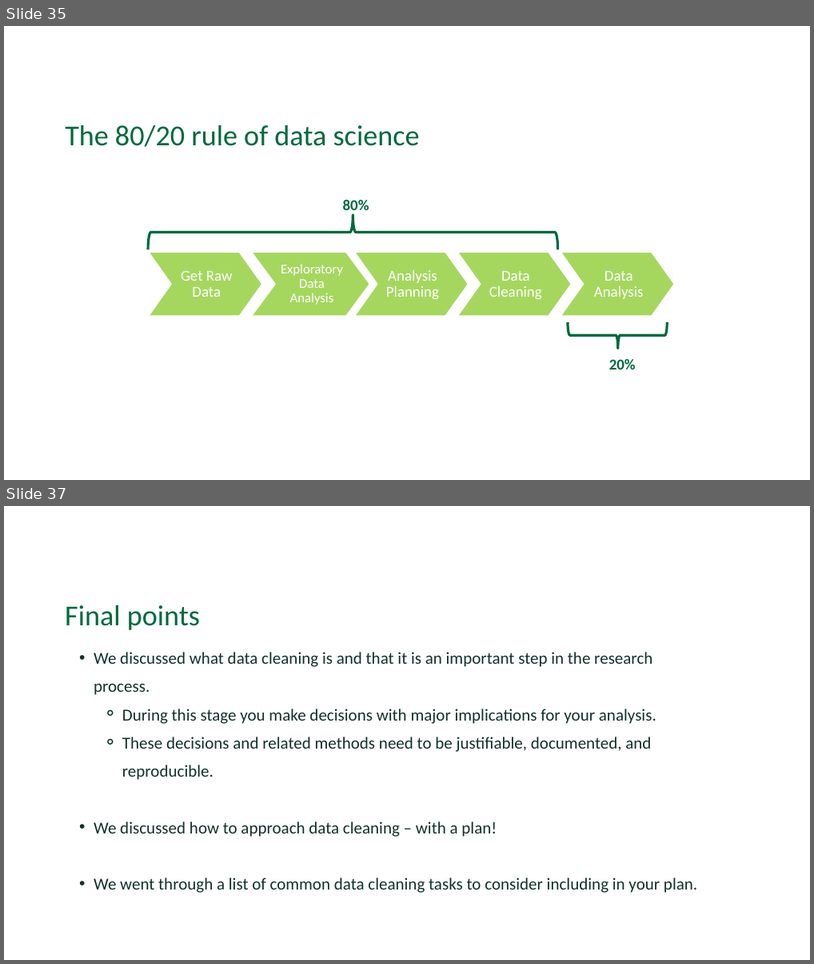
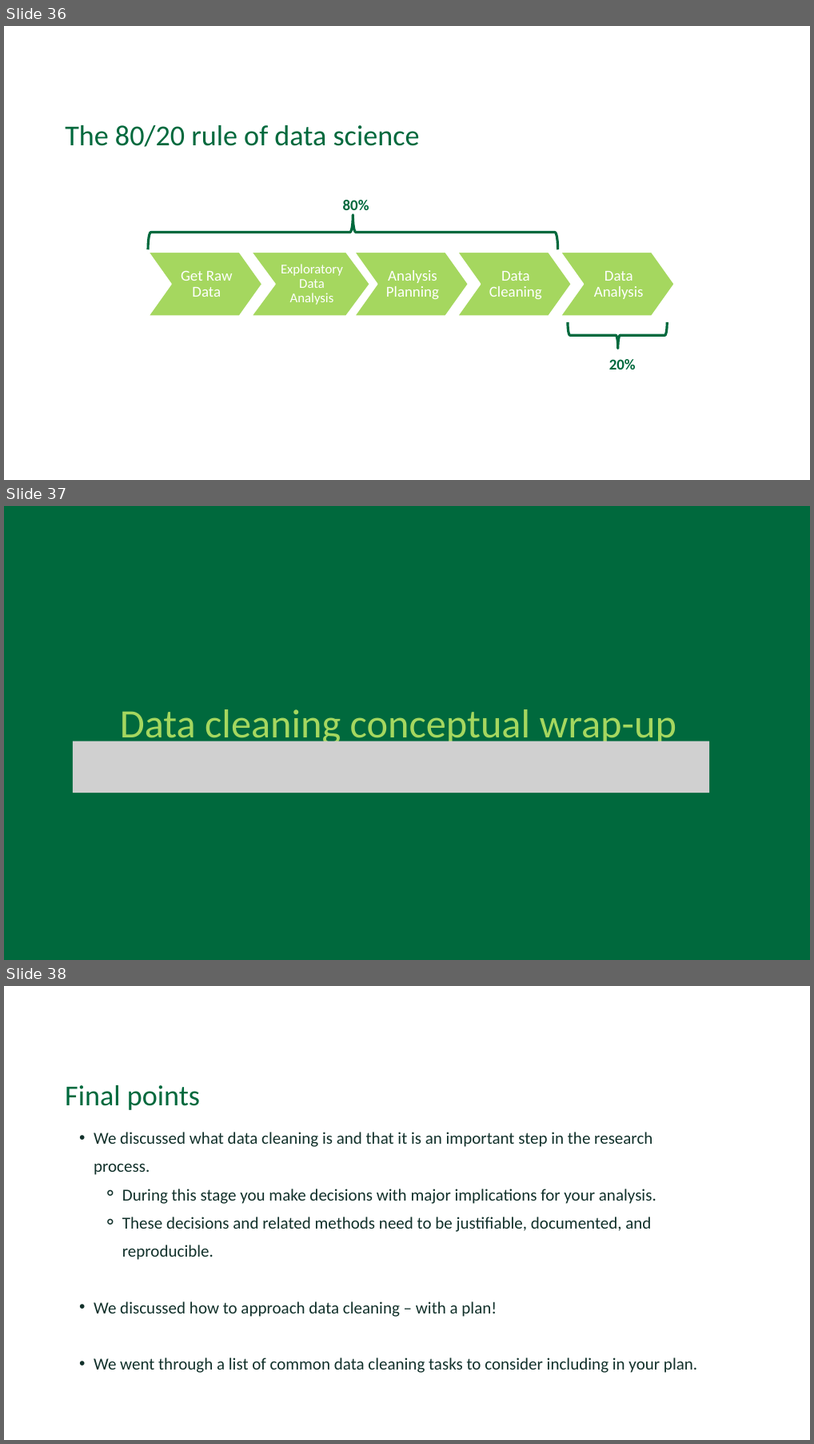
Before and after one commit to Dartmouth-Libraries/r_research-fundamentals_ws, a slide deck: slides/03a_Data-Cleaning.pptx. Shown one above the other, each under a label of ours: slides 35 and 37 before the commit, slides 36, 37 and 38 after it; the slides between them are not shown. The pictures are 814x964 and 814x1444 pixels, drawn with LibreOffice and Linux fonts; fonts in the diff are those of the drawing; grey boxes stand for pictures; background and template pictures are left out. Boxes give left, top, right and bottom in pixels: in the first picture for what was removed or moved away, otherwise in the second. Text is boxed around its words. In the diff, an @@ line names an element or a change of style, - is before the commit and + after.

Commit message:
3a data cleaning slide updates

```diff
--- a/slides/03a_Data-Cleaning.pptx
+++ b/slides/03a_Data-Cleaning.pptx
@@ slide 37 added at [4, 506, 810, 960], background #00693D @@
@@ text added at [120, 709, 677, 747], 48 pt, text #A5D75F @@
+Data cleaning conceptual wrap-up
@@ picture added at [73, 740, 710, 792] @@
@@ what was slide 35 is now slide 36 @@
@@ what was slide 37 is now slide 38 @@
```
Also in this commit, not shown: 3 slides changed, 3 other slides added, 2 slides removed.
